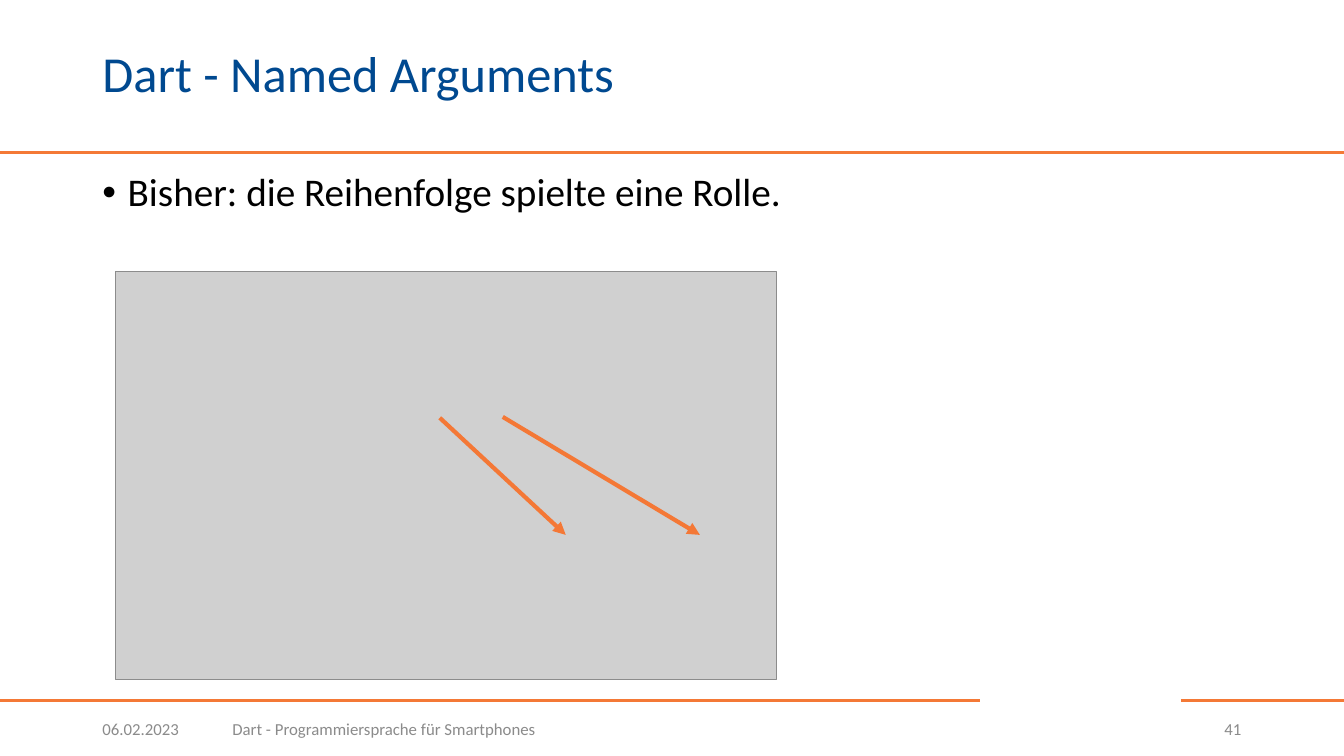
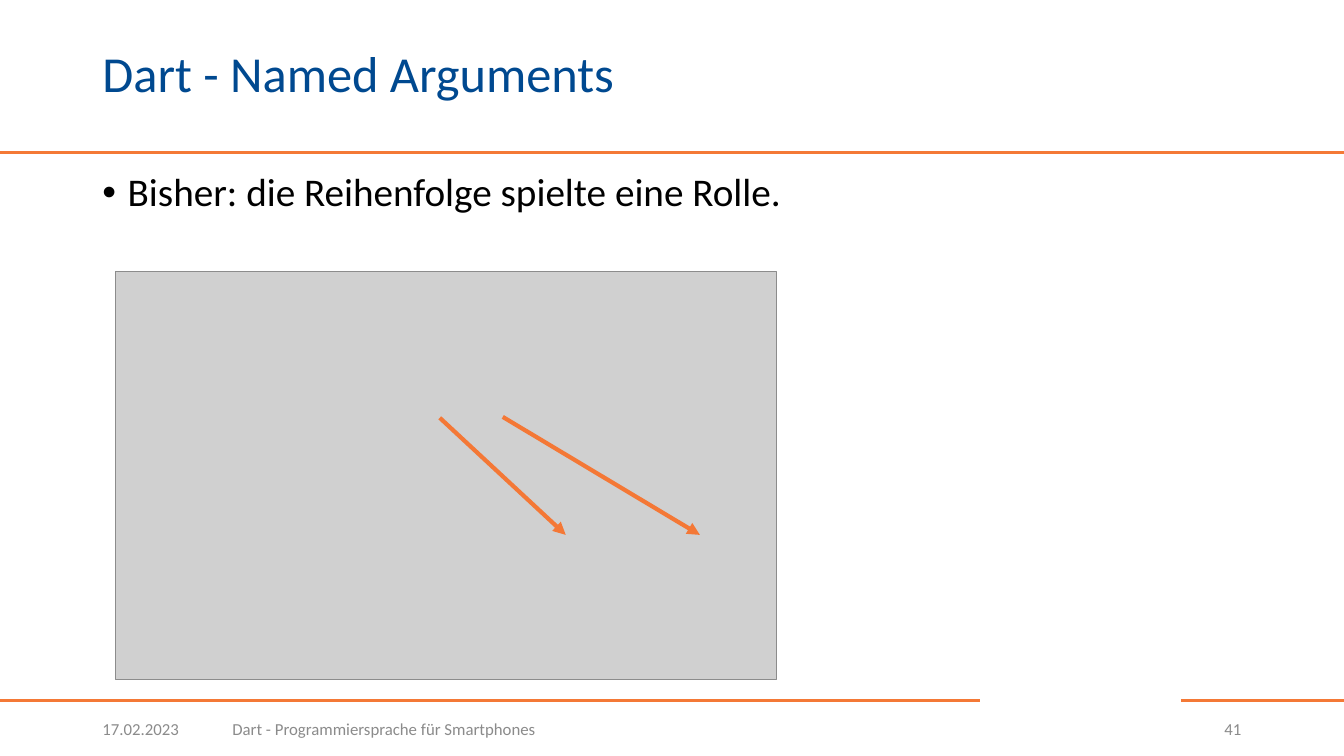
Before and after one commit to BogyMitutoyoCTL/DecisionMakingApp, a slide deck: slide 41 of presentations/Dart.pptx. Drawn at 1344x756 pixels with LibreOffice and Linux fonts; fonts in the diff are those of the drawing; grey boxes stand for pictures; background and template pictures are left out. Boxes give left, top, right and bottom in pixels: in the first picture for what was removed or moved away, otherwise in the second. Text is boxed around its words. In the diff, an @@ line names an element or a change of style, - is before the commit and + after.

```diff
--- a/presentations/Dart.pptx
+++ b/presentations/Dart.pptx
@@ text at (102,724,178,735): text changed @@
-06.02.2023
+17.02.2023
```
Also in this commit, not shown: 50 other slides changed, 7 slides added.
